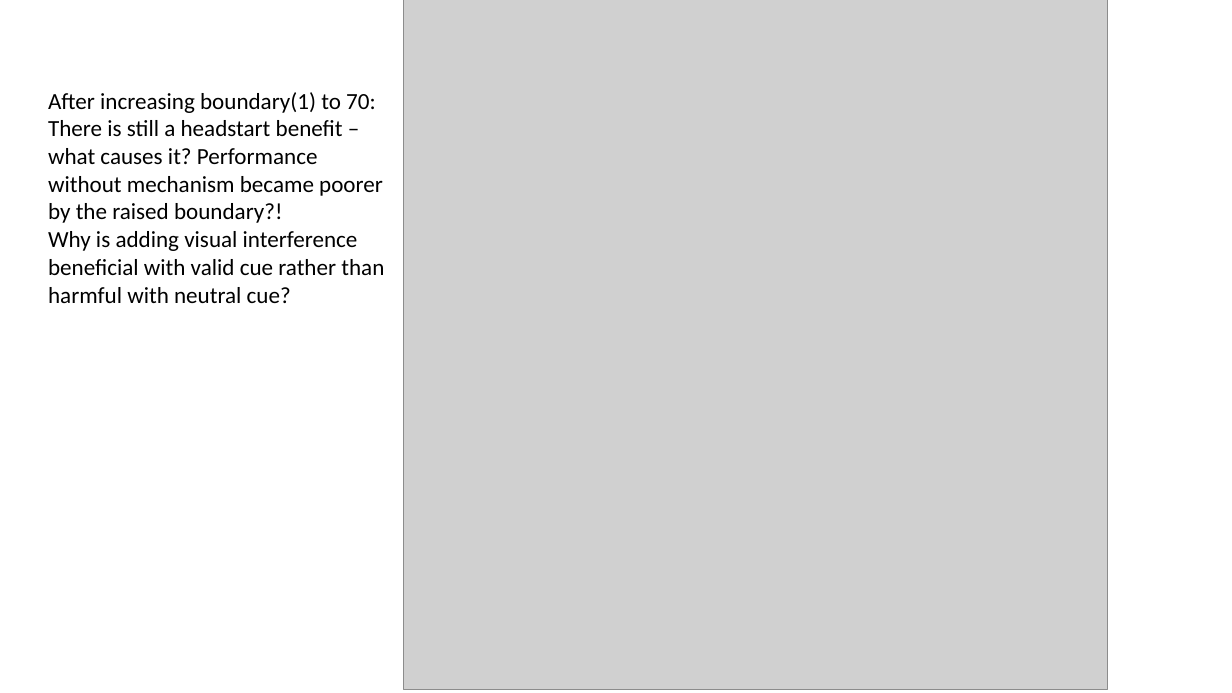
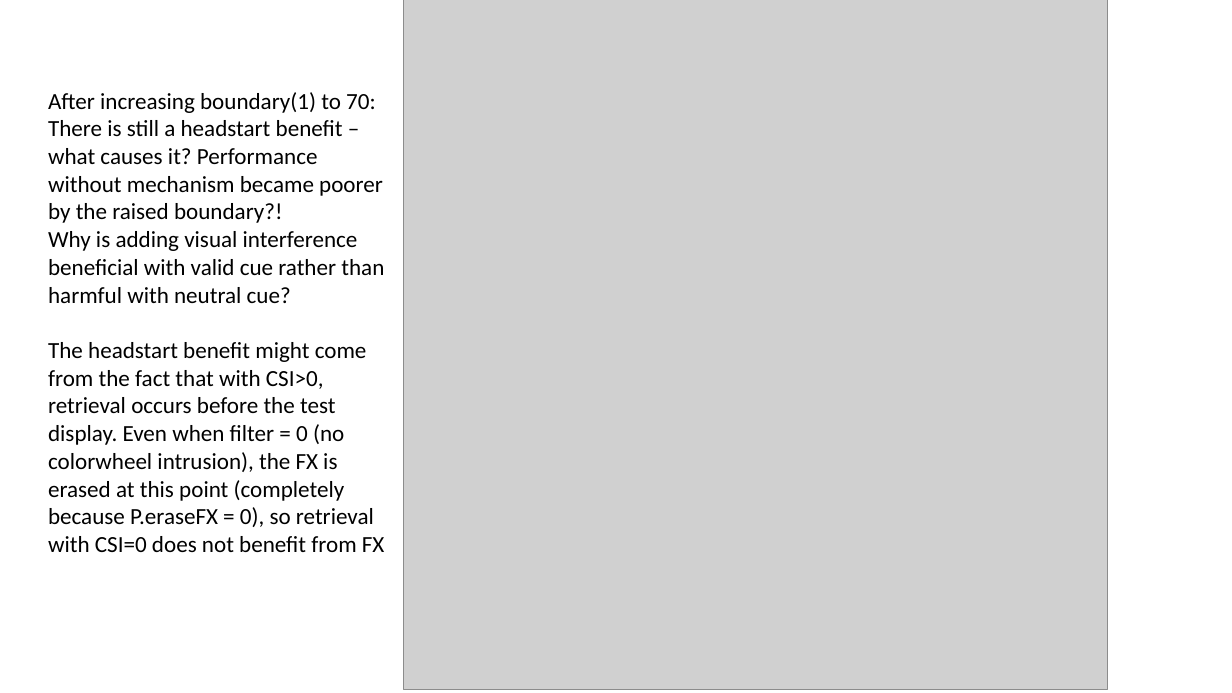
Before and after one commit to oberauer/IM.Simulation, a slide deck: slide 114 of IMSim.Mediated.Results.pptx. Drawn at 1232x693 pixels with LibreOffice and Linux fonts; fonts in the diff are those of the drawing; grey boxes stand for pictures. Boxes give left, top, right and bottom in pixels: in the first picture for what was removed or moved away, otherwise in the second. Text is boxed around its words. In the diff, an @@ line names an element or a change of style, - is before the commit and + after.

Commit message:
Changes to retro-cueing
In IMretrieve, retrieve from both FX and W only if retrieval has not yet happened in IMcueing
In RetroCueSeparateMechanisms, switch on erasure of FX before retrieval in cueing for those conditions that remove "read out from FX" as mechanism

```diff
--- a/IMSim.Mediated.Results.pptx
+++ b/IMSim.Mediated.Results.pptx
@@ text at [48,342,384,552]: paragraph added @@
+The headstart benefit might come from the fact that with CSI>0, retrieval occurs before the test display. Even when filter = 0 (no colorwheel intrusion), the FX is erased at this point (completely because P.eraseFX = 0), so retrieval with CSI=0 does not benefit from FX
```
Also in this commit, not shown: 10 other files.
